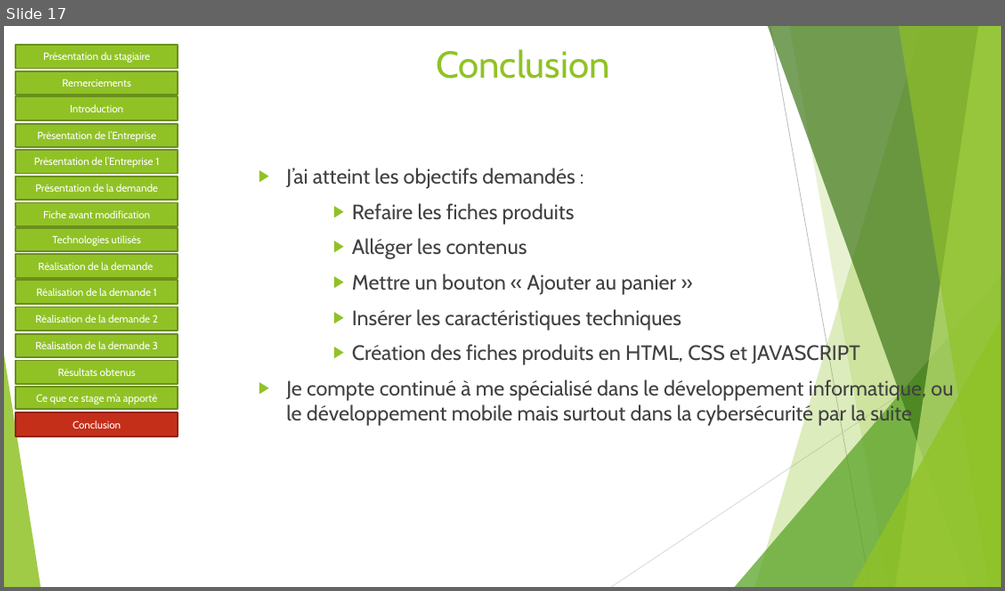
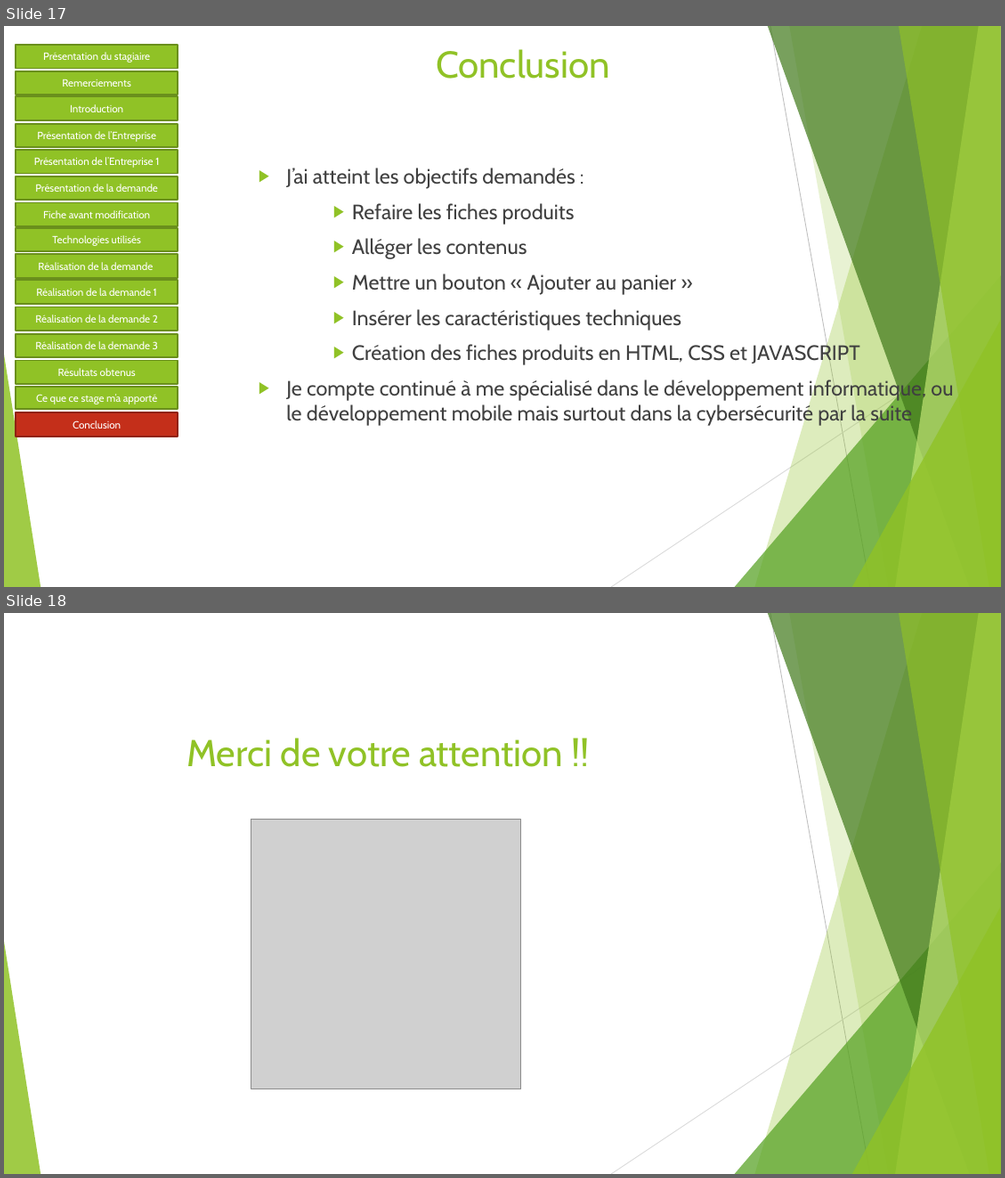
Before and after one commit to Sophie36/LASERSTORE, a slide deck: SOUTENANCE/Soutenance de stage.pptx. Shown one above the other, each under a label of ours: slide 17 before the commit, slides 17 and 18 after it. The pictures are 1005x591 and 1005x1178 pixels, drawn with LibreOffice and Linux fonts; fonts in the diff are those of the drawing; grey boxes stand for pictures. Boxes give left, top, right and bottom in pixels: in the first picture for what was removed or moved away, otherwise in the second. Text is boxed around its words. In the diff, an @@ line names an element or a change of style, - is before the commit and + after.

Commit message:
DERNIERE MODIFICATION DIAPOS

```diff
--- a/SOUTENANCE/Soutenance de stage.pptx
+++ b/SOUTENANCE/Soutenance de stage.pptx
@@ slide 18 added at [4, 613, 1001, 1174], background #FFFFFF; not listed: 10 template elements that a slide beside it also shows @@
@@ title added at [186, 738, 563, 767], 36 pt, text #90C226 @@
+Merci de votre attention !!
@@ picture added at [251, 819, 521, 1088] @@
```
